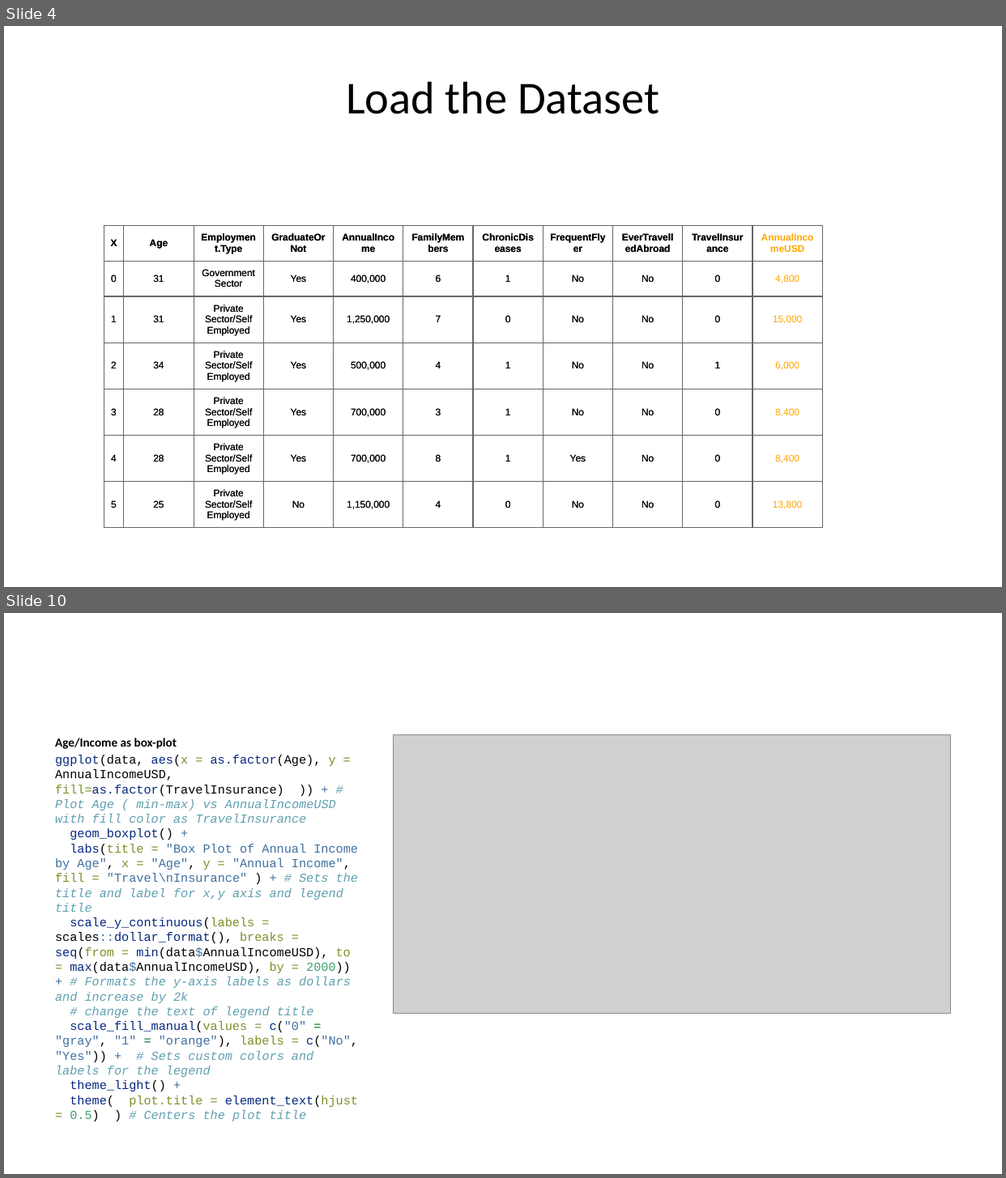
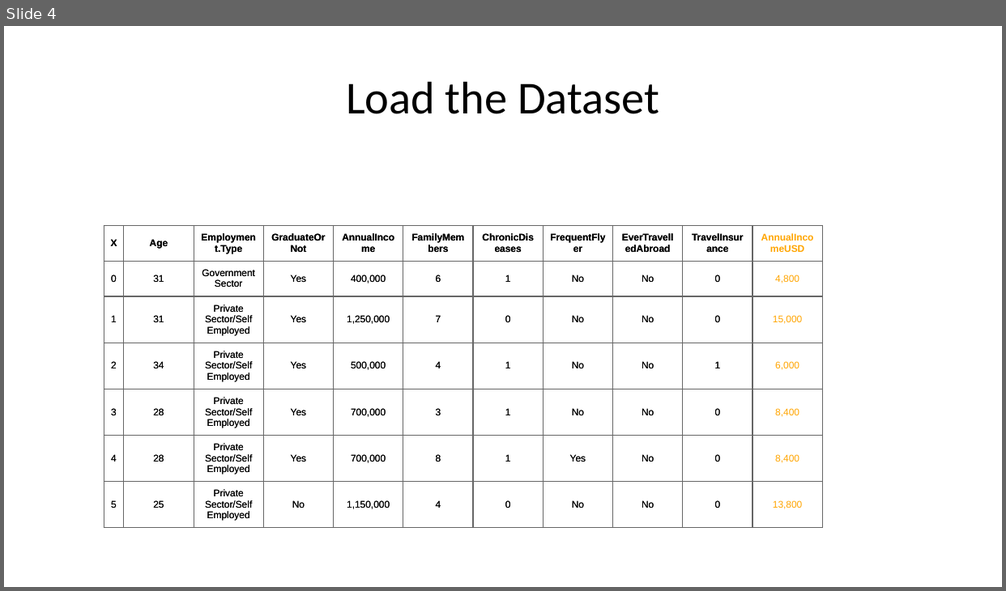
Before and after one commit to KevinDLopez/CECS450-Project1, a slide deck: Project_code.pptx. Shown one above the other, each under a label of ours: slides 4 and 10 before the commit, slide 4 after it; the slides between them are not shown. The pictures are 1006x1178 and 1006x591 pixels, drawn with LibreOffice and Linux fonts; fonts in the diff are those of the drawing; grey boxes stand for pictures. Boxes give left, top, right and bottom in pixels: in the first picture for what was removed or moved away, otherwise in the second. Text is boxed around its words. In the diff, an @@ line names an element or a change of style, - is before the commit and + after.

```diff
--- a/Project_code.pptx
+++ b/Project_code.pptx
@@ slide 10 removed at box(4, 613, 1002, 1174), background #FFFFFF @@
@@ text removed at box(55, 738, 358, 1122) @@
-Age/Income as box-plot
-ggplot(data, aes(x = as.factor(Age), y = AnnualIncomeUSD, fill=as.factor(TravelInsurance) )) + # Plot Age ( min-max) vs AnnualIncomeUSD with fill color as TravelInsurance
-geom_boxplot() +
-labs(title = "Box Plot of Annual Income by Age", x = "Age", y = "Annual Income", fill = "Travel\nInsurance" ) + # Sets the title and label for x,y axis and legend title
-scale_y_continuous(labels = scales::dollar_format(), breaks = seq(from = min(data$AnnualIncomeUSD), to = max(data$AnnualIncomeUSD), by = 2000)) + # Formats the y-axis labels as dollars and increase by 2k
-# change the text of legend title
-scale_fill_manual(values = c("0" = "gray", "1" = "orange"), labels = c("No", "Yes")) + # Sets custom colors and labels for the legend
-theme_light() +
-theme( plot.title = element_text(hjust = 0.5) ) # Centers the plot title
@@ picture removed at box(393, 735, 950, 1013) @@
```
Also in this commit, not shown: 7 slides changed, 3 other files.
